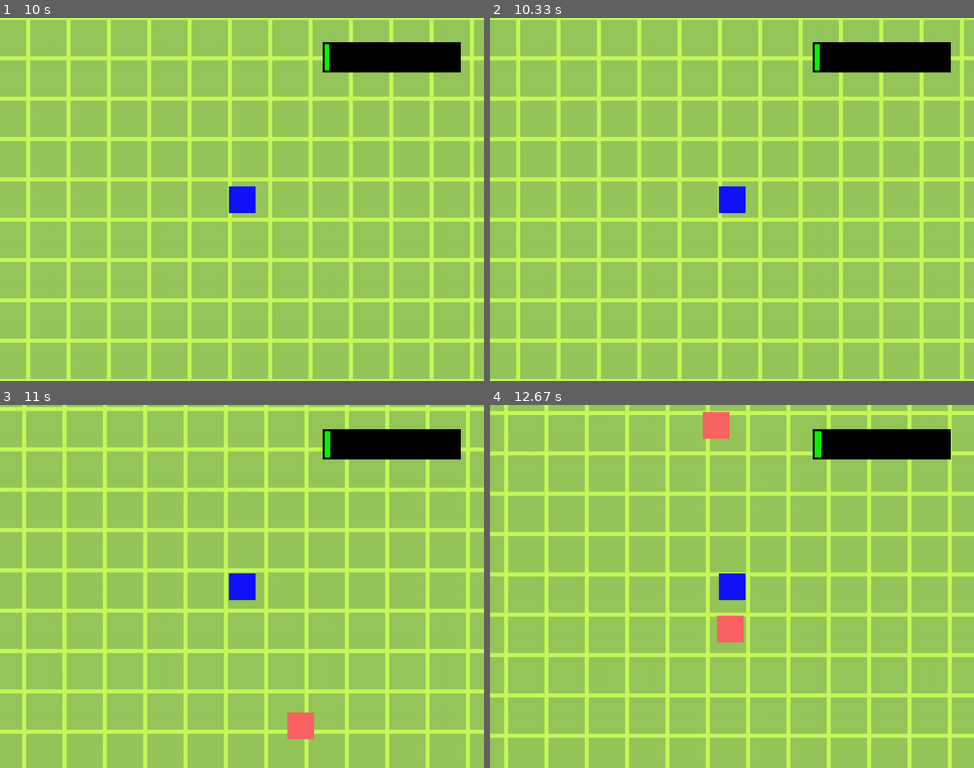
Above: before the commit, frames 1-4 (two rows, left to right).
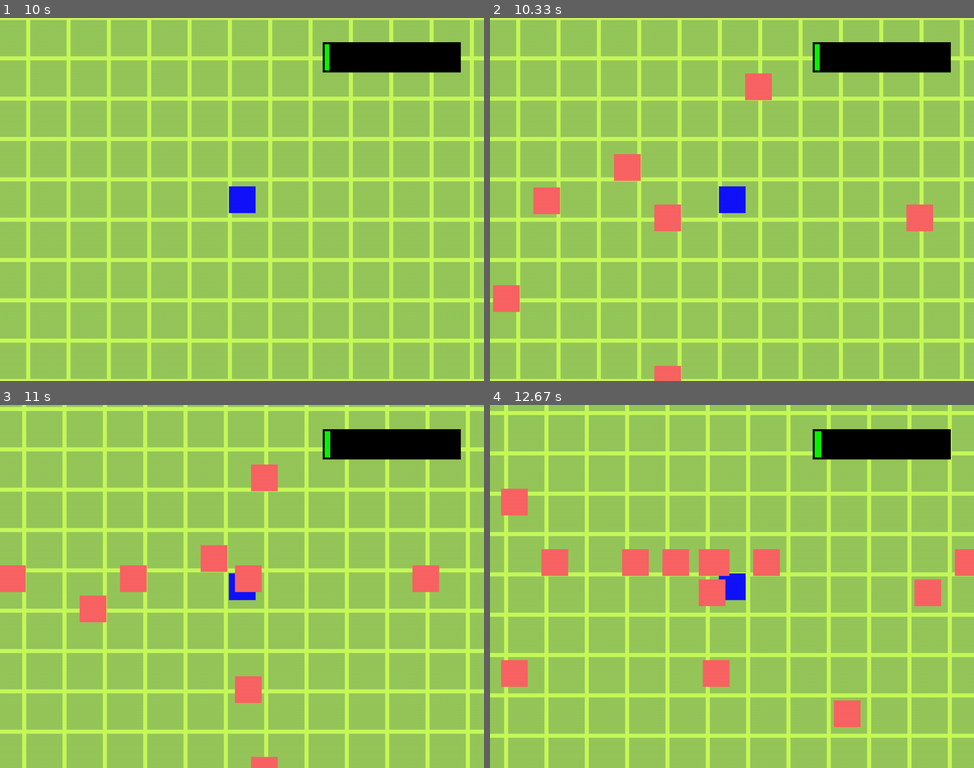
Above: after the commit, the same moments.

Repository: Hariokl/Pygame-2023
Game: pygame game, started from main.py
Two runs of this game, one before a commit and one after it. Both use one fixed random seed, a clock stepped at 60 frames per second and the inputs below.
Inputs (mouse positions are in pixels of both pictures, inside the frame that each line leads up to):
- Up to frame 1 (10 s): hold A 0.33-0.87 s; click (232, 243) at 0.95 s; hold S 1.23-1.53 s; move the mouse to (304, 101) at 1.27 s; hold A 1.57-1.97 s; hold W 2-2.37 s; hold D 2.4-3.03 s; hold S 3.07-3.43 s; hold A 3.47-3.93 s; hold D 3.97-4.43 s; hold W 4.47-4.77 s; hold D 4.8-5.27 s; hold A 5.3-5.83 s; hold S 5.87-6.17 s; hold A 6.2-6.6 s; hold W 6.63-7 s; hold D 7.03-7.67 s; hold S 7.7-8.07 s; hold A 8.1-8.57 s; hold D 8.6-9.07 s; hold W 9.1-9.4 s; hold D 9.43-9.9 s; hold A from 9.93 s (still down)
- Up to frame 2 (10.33 s): keep holding A
- Up to frame 3 (11 s): release A at 10.47 s; hold S 10.5-10.8 s; hold A from 10.83 s (still down)
- Up to frame 4 (12.67 s): release A at 11.23 s; hold W 11.27-11.63 s; hold D 11.67-12.3 s; hold S from 12.33 s (still down)

Frame 1 is identical in both runs. In frame 2, 2.7% of the frame differs, in the area x 0-92%, y 15-100%; in frame 3, 3.9%; in frame 4, 5.8%, in the area x 2-100%, y 1-89%.

Commit message:
Some improvements

Diff:
--- a/create_maps.py
+++ b/create_maps.py
@@ -158,7 +158,8 @@
             if pos == 0:
                 tiles_map += "3"
             elif pos <= radius**2:
-                tiles_map += "1" if random() > 0.2 else "4"
+                tiles_map += "1" if random() / pos * radius ** 2> 0.2 else "4"
+                print(0.2*pos / radius ** 2)
             elif pos <= (radius+1)**2:
                 tiles_map += "2"
             else:
@@ -177,6 +178,7 @@
 
 def map_convertor(*args):
     # here I find borders of map
+    left, right, top, bottom = None, None, None, None
     for j, y in enumerate(positions):
         for i, x in enumerate(y):
             if x is None:
--- a/enemy.py
+++ b/enemy.py
@@ -3,12 +3,19 @@
 
 
 class Enemy(pg.sprite.Sprite):
+
     def __init__(self, pos, hp):
+        # import map
+        # global map
         pg.sprite.Sprite.__init__(self)
         self.image = pg.Surface((st.TILES_WH // 1.5, st.TILES_WH // 1.5))
         self.image.fill((250, 100, 100))
         self.rect = self.image.get_rect()
         self.rect.topleft = pos
+        self.mask = pg.mask.from_surface(self.image)
+
+        self.time_county = 0  # delete this after optimizations
+        self.last_vxy = 0, 0
 
         self.i = st.available_i[0]
         st.available_i.remove(self.i)
@@ -18,6 +25,8 @@
         st.enemies_rects.append(self)
 
         self.hp = hp
+        self.max_hp = hp
+        self.act_max_hp = hp * 10
 
     def update(self):
         # positions
@@ -29,7 +38,7 @@
         x, y = 0, 0
 
         # this is detect-radius, and if enemy is in it, then move
-        radius = st.TILES_WH * 8
+        radius = st.TILES_WH * 20
         if x1 ** 2 + y1 ** 2 <= radius ** 2:
             # here "5" is constant for false-detection (or however it's called)
             if abs(x1) > 5:
@@ -41,25 +50,49 @@
         # update the position
         self.rect.topleft = st.positions[self.i]
 
+        self.get_stronger()
+
+    def get_stronger(self):
+        mhp = self.max_hp
+        self.max_hp = min(self.max_hp + self.max_hp / st.FPS / 100 * 2, self.act_max_hp)
+        self.hp += self.max_hp - mhp
+
     def take_damage(self, dmg):
         self.hp -= dmg
         if self.hp <= 0:
             self.destroy()
 
     def destroy(self):
+        from levels import Level
         # need to change this
         st.available_i.append(self.i)
         st.available_i = sorted(list(set(st.available_i)))
         #
+        Level.level.number_of_monsters -= 1
         st.positions[self.i] = st.positions[0]
         st.all_sprites.remove(self)
         st.enemies_rects.remove(self)
         self.kill()
 
+    # Used to be with Borders
+    # def new_move(self, x, y):
+    #     for i, border in enumerate([map.Borders.b_borders, map.Borders.t_borders, map.Borders.r_borders, map.Borders.l_borders]):
+    #         if pg.sprite.collide_mask(self, border):
+    #             x += x ** 2 * (1 if i == 3 else (-1 if i == 2 else 0))
+    #             y += y ** 2 * (1 if i == 1 else (-1 if i == 0 else 0))
+    #     v = max(st.TILES_WH // 30, 1)
+    #     st.positions[self.i] += x * v, y * v
+
     def move(self, x, y):
         # preparations
         v = max(st.TILES_WH // 30, 1)
         offset = st.TILES_WH // 10
+
+        if self.time_county <= 3:
+            st.positions[self.i] += self.last_vxy[0]*v, self.last_vxy[1]*v
+            self.time_county += 1
+            return
+        self.time_county -= 3
 
         # player's and board's pos
         left, top, right, bottom = *self.rect.topleft, *self.rect.bottomright
@@ -93,6 +126,7 @@
             oy -= 1
 
         st.positions[self.i] += ((x + ox) * v, (y + oy) * v)
+        self.last_vxy = ((x + ox), (y + oy))
 
 
 def spawn_enemies(positions, monster_hp):
--- a/game.py
+++ b/game.py
@@ -38,6 +38,10 @@
         st.display.fill((0, 0, 0))
         st.all_sprites.update()
         st.all_sprites.draw(st.display)
+
+        # Borders.all_sprites.update()
+        # Borders.all_sprites.draw(st.display)
+
         st.display.blit(draw_gui.update(), (0, 0))
         Level.level.update()
 
--- a/levels.py
+++ b/levels.py
@@ -9,9 +9,14 @@
     level = None
 
     def __init__(self):
-        self.spawn_rate = 0.1
+        self.spawn_rate = 0.05  # for practical
+        # self.spawn_rate = 1  # for tests
         self.level = 1
         self.time = 0
+
+        self.max_number_of_monsters = 50
+        self.number_of_monsters = 0
+        self.number_of_kills = 100
         self.monsters_standard_hp = 10
         self.monsters_hp = self.monsters_standard_hp
         self.amplifier = 1.01
@@ -20,14 +25,16 @@
         Level.level = self
 
     def update(self):
+        # print(f"\r{self.number_of_monsters}", end="")
         time_passed = st.get_time("level")
         self.time += time_passed
         self.monsters_spawn_time -= time_passed
         if self.monsters_spawn_time <= 0:
+            self.monsters_hp = (self.monsters_standard_hp * self.level) * self.amplifier ** self.time
+            self.spawn_rate = 1 - 0.985 ** self.time  # for practical
+            # self.spawn_rate = 1  # for tests
             [ms.update() for ms in MonsterSpawner.monsterSpawners]
-            self.monsters_hp = (self.monsters_standard_hp * self.level) * self.amplifier ** self.time
-            self.spawn_rate = 1 - 0.98 ** self.time
-            self.monsters_spawn_time = 10 / (self.time / 100 + 1)
+            self.monsters_spawn_time = 10 / (self.time / 150 + 1)
 
 
 class MonsterSpawner:
@@ -39,6 +46,14 @@
         MonsterSpawner.monsterSpawners.append(self)
 
     def update(self):
-        if Level.level.monsters_spawn_time <= 0 and len(st.available_i) > 100:
-            if random() <= Level.level.spawn_rate:
-                spawn_enemies([self.t_pos], Level.level.monsters_hp)
+        level = Level.level
+        # radius = 15 ** 2
+        # print(((st.WIDTH // 2 - self.t_pos[0]*st.TILES_WH) // st.TILES_WH) ** 2 + \
+        #         ((st.HEIGHT // 2 - self.t_pos[1]*st.TILES_WH) // st.TILES_WH) ** 2, radius)
+        # if not (((st.WIDTH // 2 - self.t_pos[0]*st.TILES_WH) // st.TILES_WH) ** 2 + \
+        #         ((st.HEIGHT // 2 - self.t_pos[1]*st.TILES_WH) // st.TILES_WH) ** 2 <= radius):
+        #     return
+        if level.number_of_monsters < level.max_number_of_monsters:
+            if random() <= level.spawn_rate:
+                spawn_enemies([self.t_pos], level.monsters_hp)
+                level.number_of_monsters += 1
--- a/map.py
+++ b/map.py
@@ -24,17 +24,58 @@
         self.rect.topleft = st.positions[self.i]
 
 
+# class Borders(pg.sprite.Sprite):
+#     l_borders = pg.sprite.Sprite()
+#     t_borders = pg.sprite.Sprite()
+#     r_borders = pg.sprite.Sprite()
+#     b_borders = pg.sprite.Sprite()
+#     all_sprites = pg.sprite.Group()
+#
+#     def __init__(self, size):
+#         pg.sprite.Sprite.__init__(self)
+#
+#         for border in [Borders.b_borders, Borders.t_borders, Borders.r_borders, Borders.l_borders]:
+#             border.image = pg.Surface(size,  pg.SRCALPHA, 32).convert_alpha()
+#             border.image.fill((0, 0, 0, 0))
+#             Borders.all_sprites.add(border)
+#
+#         Borders.t_borders.image
+#
+#     def configuration(self):
+#         for border in [Borders.b_borders, Borders.t_borders, Borders.r_borders, Borders.l_borders]:
+#             border.rect = border.image.get_rect()
+#             border.mask = pg.mask.from_surface(border.image)
+#             border.update = self.update
+#             st.all_sprites.add(border)
+#
+#             border.i = st.available_i[0]
+#             st.available_i.remove(border.i)
+#
+#     def draw_tiles_edges(self, x, y, twh):
+#         tiles = st.TILES_WH
+#         xywh = [(tiles*x, tiles*(y+1)-twh, tiles, twh), (tiles*x, tiles*y, tiles, twh),
+#                 (tiles*(x+1)-twh, tiles*y, twh, tiles), (tiles*x, tiles*y, twh, tiles)]
+#         i = 0
+#         for border in [Borders.b_borders, Borders.t_borders, Borders.r_borders, Borders.l_borders]:
+#             pg.draw.rect(border.image, (0, 0, 0), xywh[i], 0)
+#             i += 1
+#
+#     def update(self):
+#         for border in [Borders.b_borders, Borders.t_borders, Borders.r_borders, Borders.l_borders]:
+#             border.rect.topleft = st.positions[0]
+
+
 def draw_map(tmap):
     map = pg.Surface((len(tmap[0])*st.TILES_WH, len(tmap)*st.TILES_WH))
     twh = st.TILES_WH // 20
-    enemies = []
-    # associate = {"01": ["01", "10", "11"], "10": ["01", "10", "11"],
-    #              "11": ["01", "10", "11"], "02": ["02"], "00": ["00"]}
+    # borders = Borders(map.get_size())
     for j, y in enumerate(tmap):
         for i, x in enumerate(y):
             if x == "00":
                 continue
             color, color1 = get_color(x)
+            # if x == "02":
+            #     borders.draw_tiles_edges(i, j, twh)
             if x == "11":
                 MonsterSpawner((i, j))
             if x == "10":
@@ -61,6 +102,7 @@
             #                            j*st.TILES_WH, twh * right * up * (tmap[j - 1][i + 1] in asX), twh))
             # pg.draw.rect(map, color1, (i*st.TILES_WH+twh * (1 - left * down * (tmap[j + 1][i - 1] in asX)),
             #                            (j+1)*st.TILES_WH - twh, twh * left * down * (tmap[j + 1][i - 1] in asX), twh))
+    # borders.configuration()
     return map, player_pos
 
 
--- a/maps.txt
+++ b/maps.txt
@@ -270,3 +270,15 @@
 00000000000022111111144114122000000000000
 00000000000000222222122222200000000000000
 00000000000000000000200000000000000000000
+
+# test_1
+2222222222200
+2111111111222
+2112222221112
+2112111121112
+2112141123112
+2112111121112
+2112222221112
+2111111111112
+2222221111122
+0000022222220
